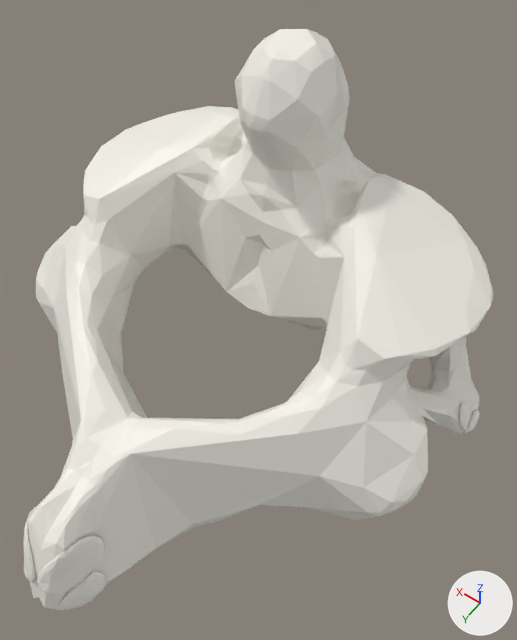
The glTF model models/v3-axis.glb as it was, and as the next commit left it.
Before and after are seen from a camera (50 mm lens) standing at (-0.562, 0.579, 1.013) and looking at (-0.1, -0.068, -0.003). Arrows for +X, +Y and +Z are at lower right; the lights stay in place. The picture after the commit comes second.

The first picture shows 'Axis (C2)#0', 'Axis (C2)#1', 'Obliquus inferior capitis muscle.er#8', 'Rectus posterior major capitis muscle.el#9' and 3 more.
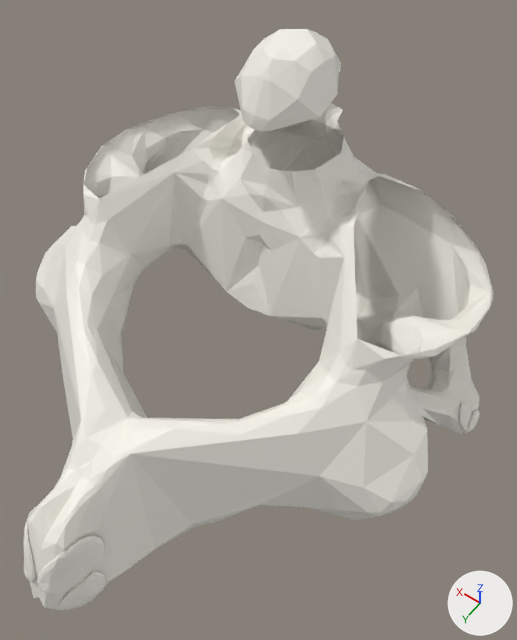
Pixel boxes (x1, y1, x2, y2) of what changed, in the pictures (517 x 640 px):
'Axis (C2)#1', deleted: before (83, 64, 492, 356)

What changed in the scene script:
```text
Remove ob_axis__c2__1:
    ob_axis__c2__1 = bpy.data.objects.new('Axis (C2)#1', me_axis__c2__1)
    ob_axis__c2__1.location = (0.0, 0.0, 0.0)
```
